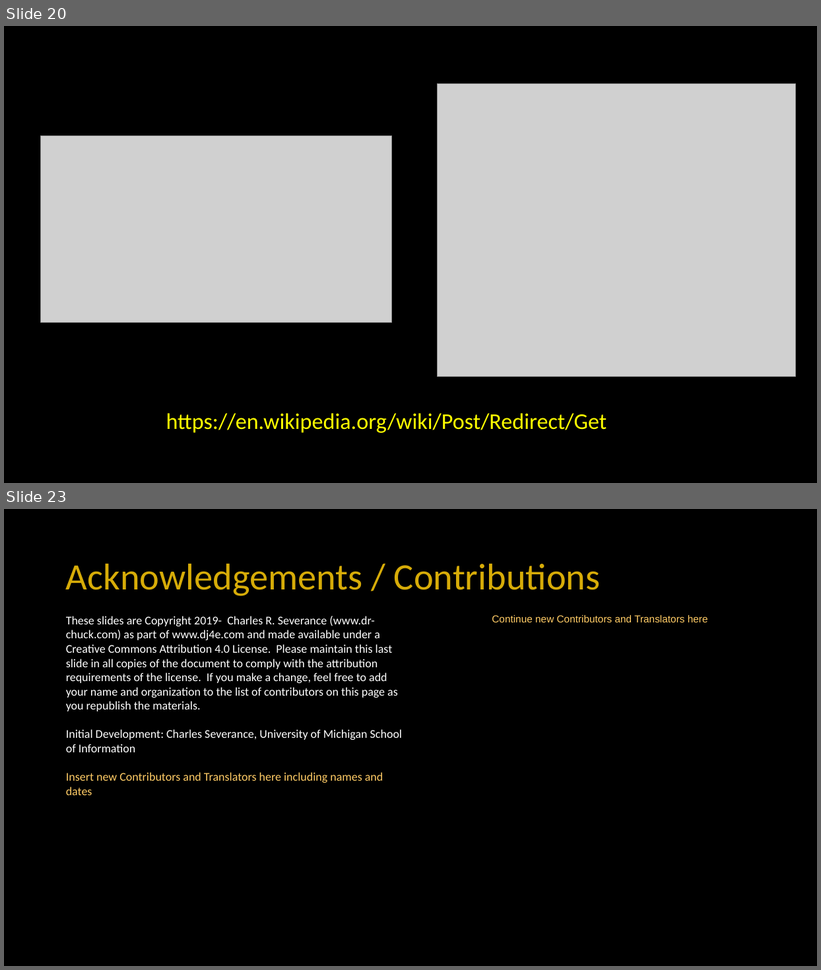
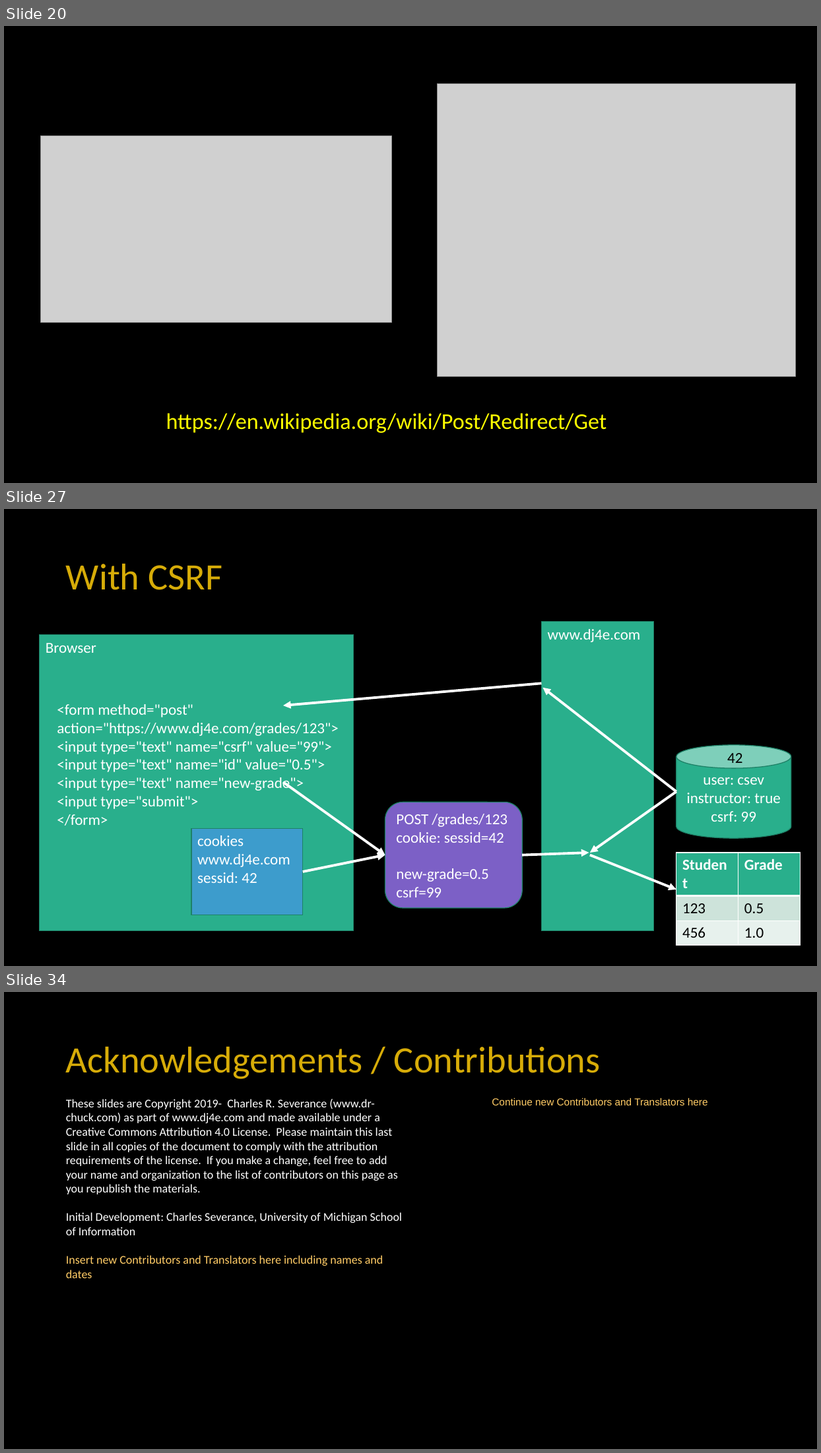
Before and after one commit to csev/dj4e, a slide deck: lectures/DJ-07-Forms.pptx. Shown one above the other, each under a label of ours: slides 20 and 23 before the commit, slides 20, 27 and 34 after it; the slides between them are not shown. The pictures are 821x970 and 821x1453 pixels, drawn with LibreOffice and Linux fonts; fonts in the diff are those of the drawing; grey boxes stand for pictures. Boxes give left, top, right and bottom in pixels: in the first picture for what was removed or moved away, otherwise in the second. Text is boxed around its words. In the diff, an @@ line names an element or a change of style, - is before the commit and + after.

```diff
--- a/lectures/DJ-07-Forms.pptx
+++ b/lectures/DJ-07-Forms.pptx
@@ slide 27 added at (4,509,817,966), background #000000 @@
@@ title added at (66,563,222,590), 44 pt, text #D7AC08 @@
+With CSRF
@@ rectangle added at (541,622,653,931), fill #29AF8C, outline #1E8168 1 pt, 18 pt, text #FFFFFF @@
+www.dj4e.com
@@ rectangle added at (40,634,354,931), fill #29AF8C, outline #1E8168 1 pt, 18 pt, text #FFFFFF @@
+Browser
@@ arrow added from (541, 683) to (283, 706), #FFFFFF 3 pt @@
@@ text added at (57,704,339,826), 18 pt, text #FFFFFF @@
+<form method="post"
+action="https://www.dj4e.com/grades/123">
+<input type="text" name="csrf" value="99">
+<input type="text" name="id" value="0.5">
+<input type="text" name="new-grade">
+<input type="submit">
+</form>
@@ arrow added from (677, 792) to (543, 688), #FFFFFF 3 pt @@
@@ cylinder added at (677,745,791,838), fill #29AF8C, outline #1E8168 1 pt, 18 pt, text #FFFFFF @@
+user: csev
+instructor: true
+csrf: 99
@@ text added at (727,753,743,763), 18 pt, text #000000 @@
+42
@@ arrow added from (283, 782) to (385, 855), #FFFFFF 3 pt @@
@@ rounded rectangle added at (385,803,523,908), fill #7C60C6, outline #1E8168 1 pt, 18 pt, text #FFFFFF @@
+POST /grades/123
+cookie: sessid=42
+new-grade=0.5
+csrf=99
@@ arrow added from (677, 792) to (590, 853), #FFFFFF 3 pt @@
@@ rectangle added at (191,828,303,916), fill #3D9CCC, outline #1E8168 1 pt, 18 pt, text #FFFFFF @@
+cookies
+www.dj4e.com
+sessid: 42
@@ arrow added from (303, 872) to (385, 855), #FFFFFF 3 pt @@
@@ arrow added from (523, 855) to (589, 853), #FFFFFF 3 pt @@
@@ arrow added from (590, 855) to (677, 890), #FFFFFF 3 pt @@
@@ table added at (677,853,801,941), 3 rows, 2 columns @@
+Student | Grade
+123 | 0.5
+456 | 1.0
@@ what was slide 23 is now slide 34 @@
```
Also in this commit, not shown: 6 slides changed, 11 other slides added, 1 slide removed, 1 other file.
